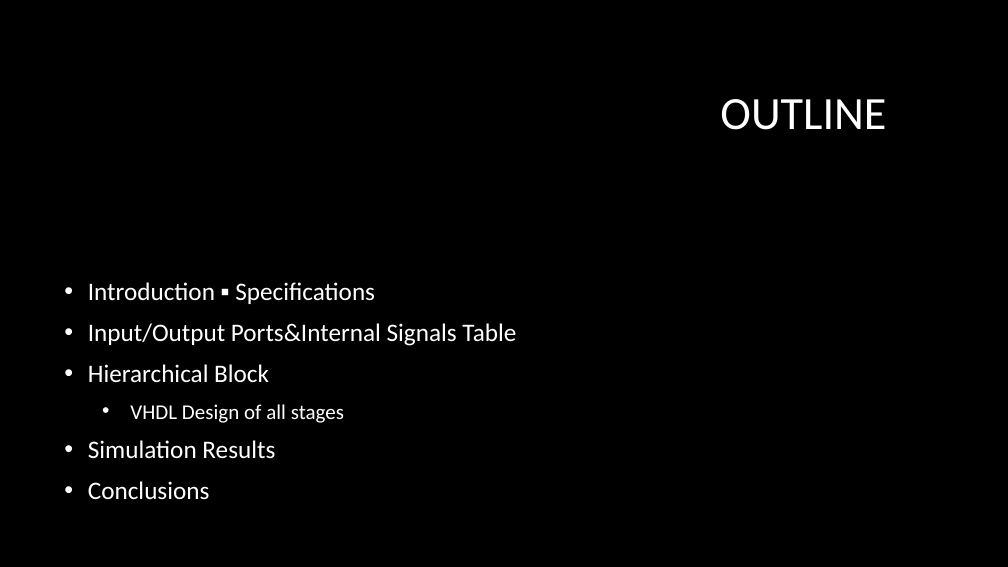
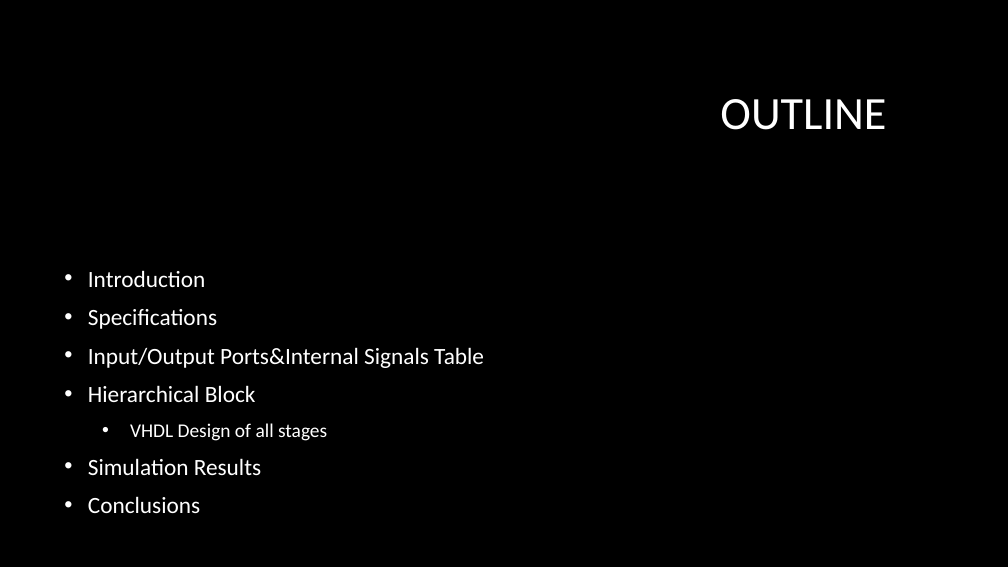
Before and after one commit to NanolathingStuff/Lab-XEM-6010-Project, a slide deck: slide 2 of Gruppo10_Silva.pptx. Drawn at 1008x567 pixels with LibreOffice and Linux fonts; fonts in the diff are those of the drawing; background and template pictures are left out. Boxes give left, top, right and bottom in pixels: in the first picture for what was removed or moved away, otherwise in the second. Text is boxed around its words. In the diff, an @@ line names an element or a change of style, - is before the commit and + after.

```diff
--- a/Gruppo10_Silva.pptx
+++ b/Gruppo10_Silva.pptx
@@ text at [88, 270, 217, 329]: text changed; size 24 to 22.2 pt @@
-• Introduction ▪ Specifications
+• Introduction
+• Specifications
@@ text at [88, 347, 484, 513]: size 24 to 22.2 pt in "Input/Output Ports&Internal Signals Table", "Hierarchical Block", "Simulation Results", "Conclusions"; size 20 to 18.5 pt in "VHDL Design of all stages" @@
```
Also in this commit, not shown: 7 other slides changed, 19 other files.
